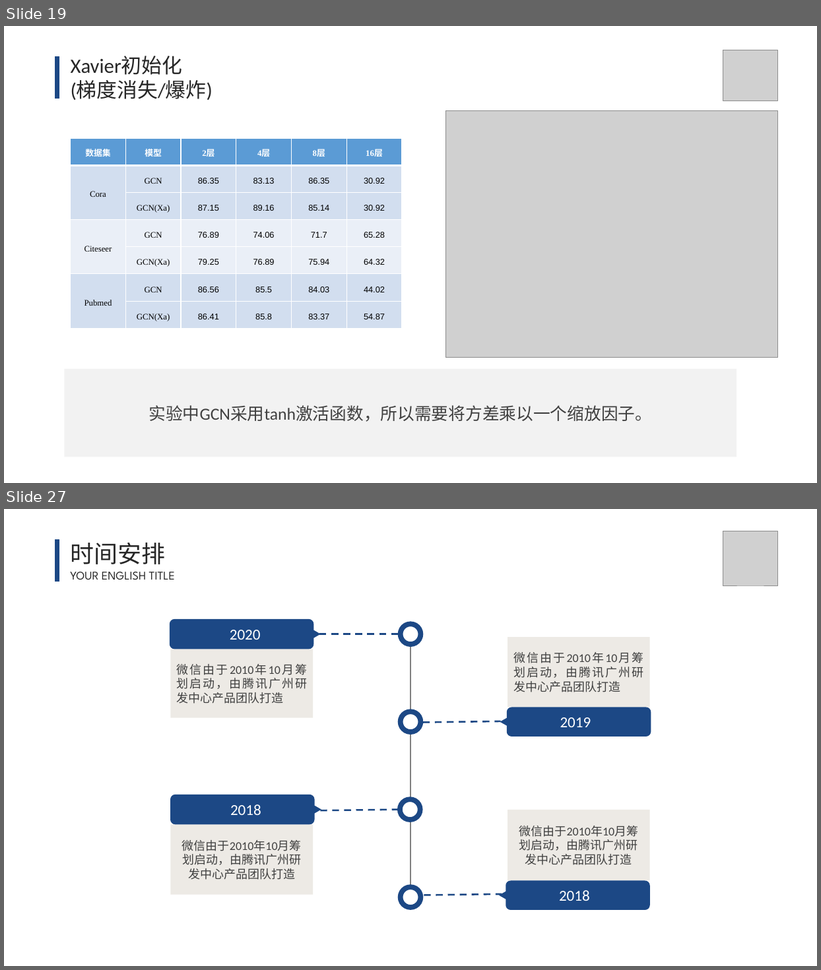
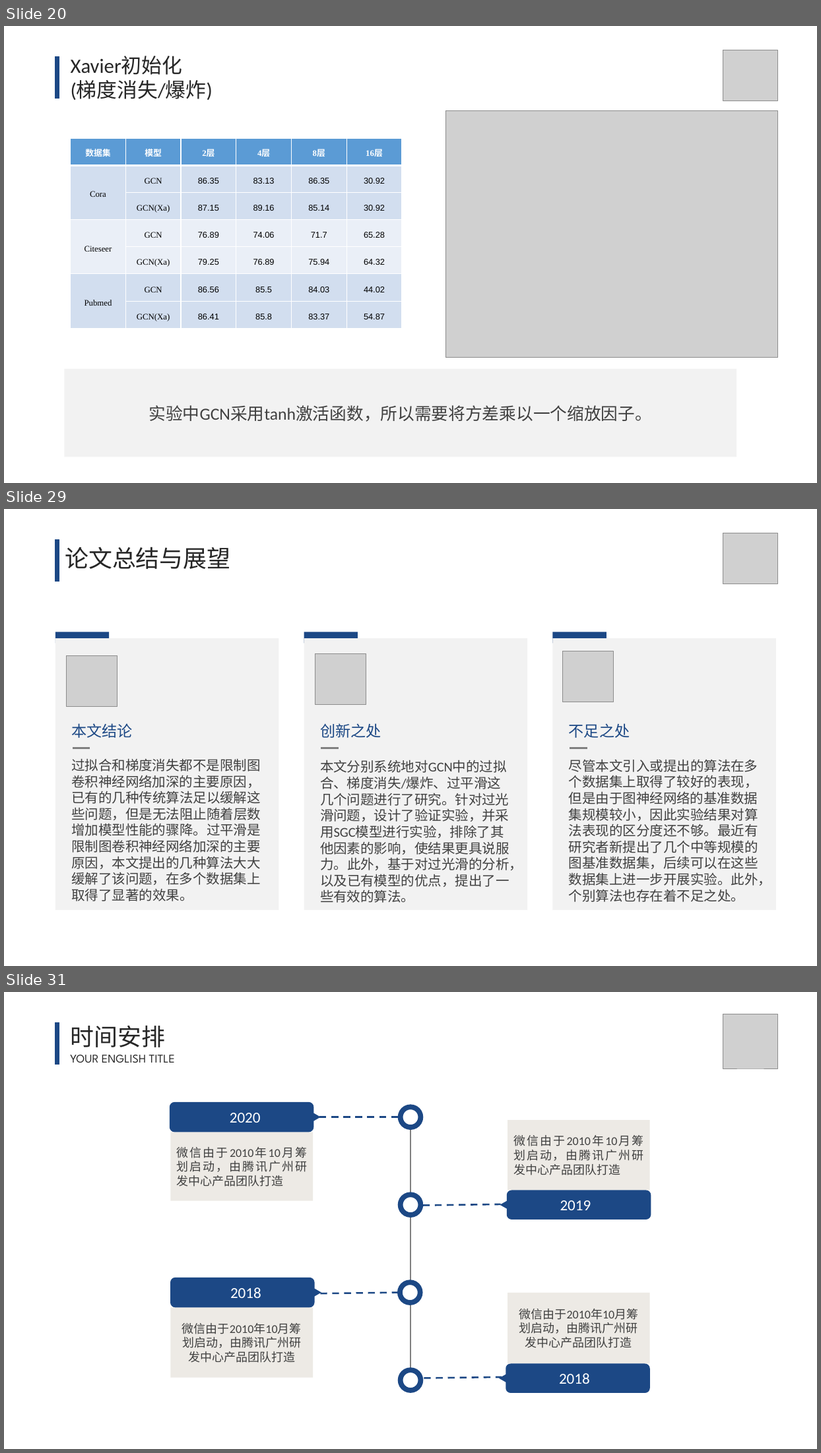
Before and after one commit to lt610/DeepGCN, a slide deck: 毕设提交/ppt/答辩ppt.pptx. Shown one above the other, each under a label of ours: slides 19 and 27 before the commit, slides 20, 29 and 31 after it; the slides between them are not shown. The pictures are 821x970 and 821x1453 pixels, drawn with LibreOffice and Linux fonts; fonts in the diff are those of the drawing; grey boxes stand for pictures. Boxes give left, top, right and bottom in pixels: in the first picture for what was removed or moved away, otherwise in the second. Text is boxed around its words. In the diff, an @@ line names an element or a change of style, - is before the commit and + after.

```diff
--- a/毕设提交/ppt/答辩ppt.pptx
+++ b/毕设提交/ppt/答辩ppt.pptx
@@ slide 29 added at <box>4,509,817,966</box>, background #FFFFFF @@
@@ line added from (57, 539) to (57, 582), #1C4885 6 pt @@
@@ text added at <box>65,547,230,569</box>, 28 pt, text #262626 @@
+论文总结与展望
@@ picture added at <box>724,533,778,584</box> @@
@@ rectangle added at <box>55,632,109,643</box>, fill #1C4885 @@
@@ rectangle added at <box>55,638,279,910</box>, fill #F2F2F2 @@
@@ rectangle added at <box>304,632,358,643</box>, fill #1C4885 @@
@@ rectangle added at <box>304,638,527,910</box>, fill #F2F2F2 @@
@@ rectangle added at <box>553,632,607,643</box>, fill #1C4885 @@
@@ rectangle added at <box>553,638,776,910</box>, fill #F2F2F2 @@
@@ picture added at <box>67,656,118,706</box> @@
@@ picture added at <box>315,654,366,704</box> @@
@@ picture added at <box>563,651,613,702</box> @@
@@ text added at <box>71,723,132,738</box>, 18 pt, text #1C4885 @@
+本文结论
@@ text added at <box>320,723,381,738</box>, 18 pt, text #1C4885 @@
+创新之处
@@ text added at <box>569,723,630,738</box>, 18 pt, text #1C4885 @@
+不足之处
@@ text added at <box>71,758,261,902</box>, 16 pt, text #404040 @@
+过拟合和梯度消失都不是限制图卷积神经网络加深的主要原因，已有的几种传统算法足以缓解这些问题，但是无法阻止随着层数增加模型性能的骤降。过平滑是限制图卷积神经网络加深的主要原因，本文提出的几种算法大大缓解了该问题，在多个数据集上取得了显著的效果。
@@ line added from (73, 748) to (90, 748), #808080 2 pt @@
@@ text added at <box>320,760,523,903</box>, 16 pt, text #404040 @@
+本文分别系统地对GCN中的过拟合、梯度消失/爆炸、过平滑这几个问题进行了研究。针对过光滑问题，设计了验证实验，并采用SGC模型进行实验，排除了其他因素的影响，使结果更具说服力。此外，基于对过光滑的分析，以及已有模型的优点，提出了一些有效的算法。
@@ line added from (321, 748) to (339, 748), #808080 2 pt @@
@@ text added at <box>569,760,772,902</box>, 16 pt, text #404040 @@
+尽管本文引入或提出的算法在多个数据集上取得了较好的表现，但是由于图神经网络的基准数据集规模较小，因此实验结果对算法表现的区分度还不够。最近有研究者新提出了几个中等规模的图基准数据集，后续可以在这些数据集上进一步开展实验。此外，个别算法也存在着不足之处。
@@ line added from (570, 748) to (587, 748), #808080 2 pt @@
@@ what was slide 19 is now slide 20 @@
@@ what was slide 27 is now slide 31 @@
```
Also in this commit, not shown: 3 slides changed, 7 other slides added, 1 slide removed, 3 other files.
